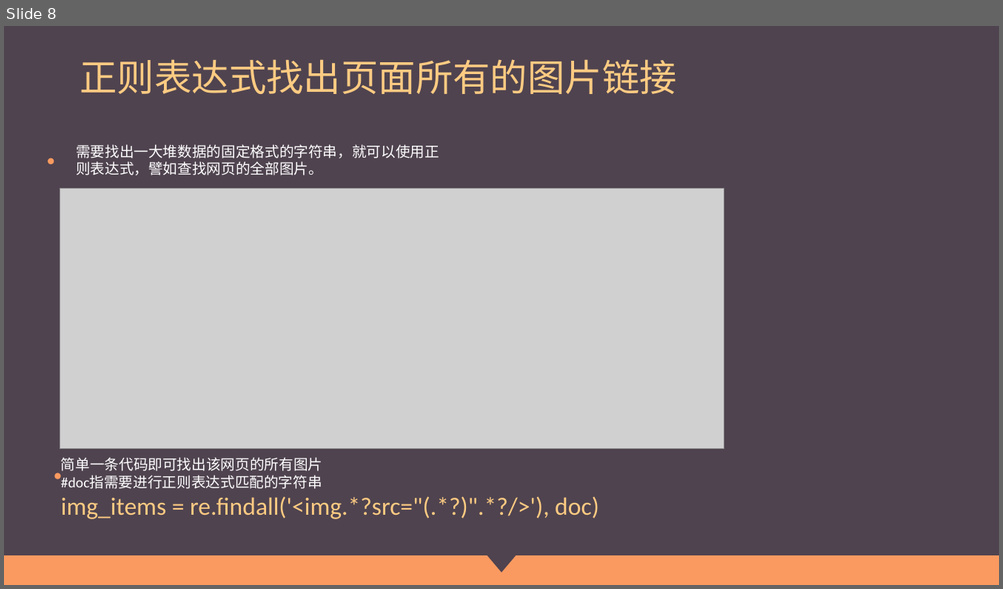
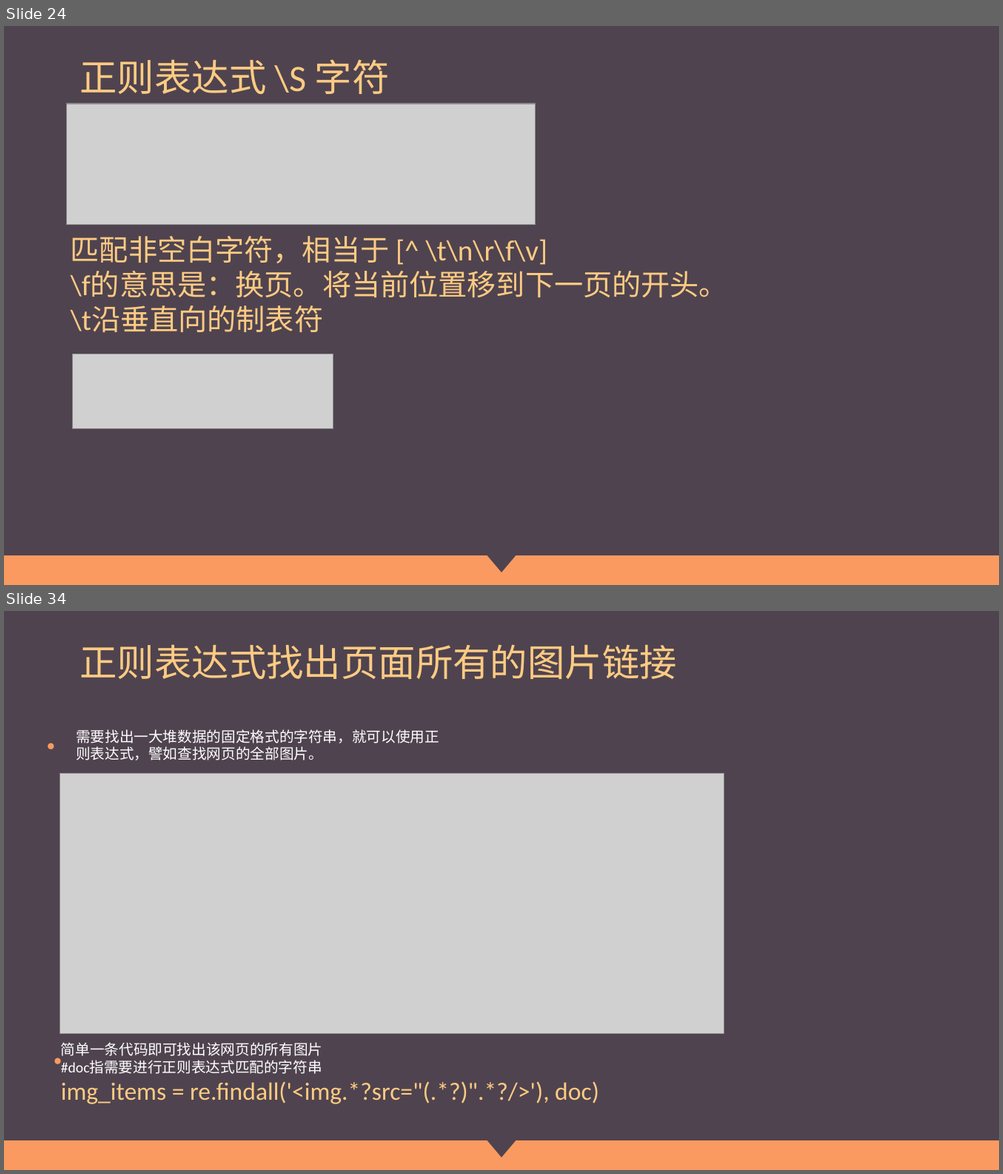
Before and after one commit to Wu-jiaming/-ppt, a slide deck: 正则表达式.pptx. Shown one above the other, each under a label of ours: slide 8 before the commit, slides 24 and 34 after it; the slides between them are not shown. The pictures are 1003x589 and 1003x1174 pixels, drawn with LibreOffice and Linux fonts; fonts in the diff are those of the drawing; grey boxes stand for pictures. Boxes give left, top, right and bottom in pixels: in the first picture for what was removed or moved away, otherwise in the second. Text is boxed around its words. In the diff, an @@ line names an element or a change of style, - is before the commit and + after.

```diff
--- a/正则表达式.pptx
+++ b/正则表达式.pptx
@@ slide 24 added at <box>4,26,999,585</box>, background #4F434F; not listed: 2 template elements that a slide beside it also shows @@
@@ title added at <box>79,59,390,94</box>, 36 pt, text #FDCB82 @@
+正则表达式 \S 字符
@@ picture added at <box>67,104,535,224</box> @@
@@ text added at <box>71,236,728,332</box>, 28 pt, text #FDCB82 @@
+匹配非空白字符，相当于 [^ \t\n\r\f\v]
+\f的意思是：换页。将当前位置移到下一页的开头。
+\t沿垂直向的制表符
@@ picture added at <box>73,355,333,429</box> @@
@@ what was slide 8 is now slide 34 @@
```
Also in this commit, not shown: 2 slides changed, 25 other slides added.
